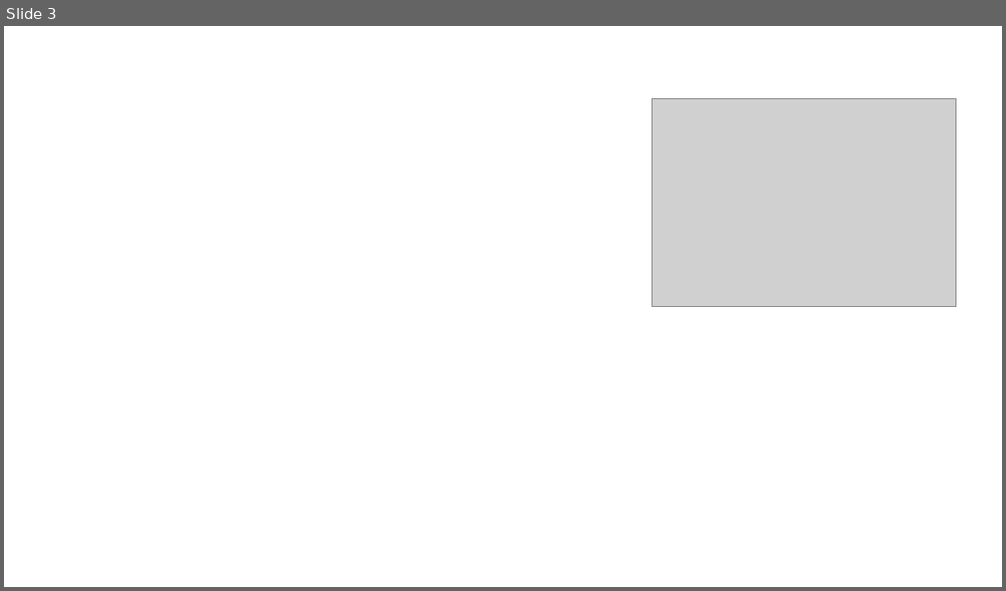
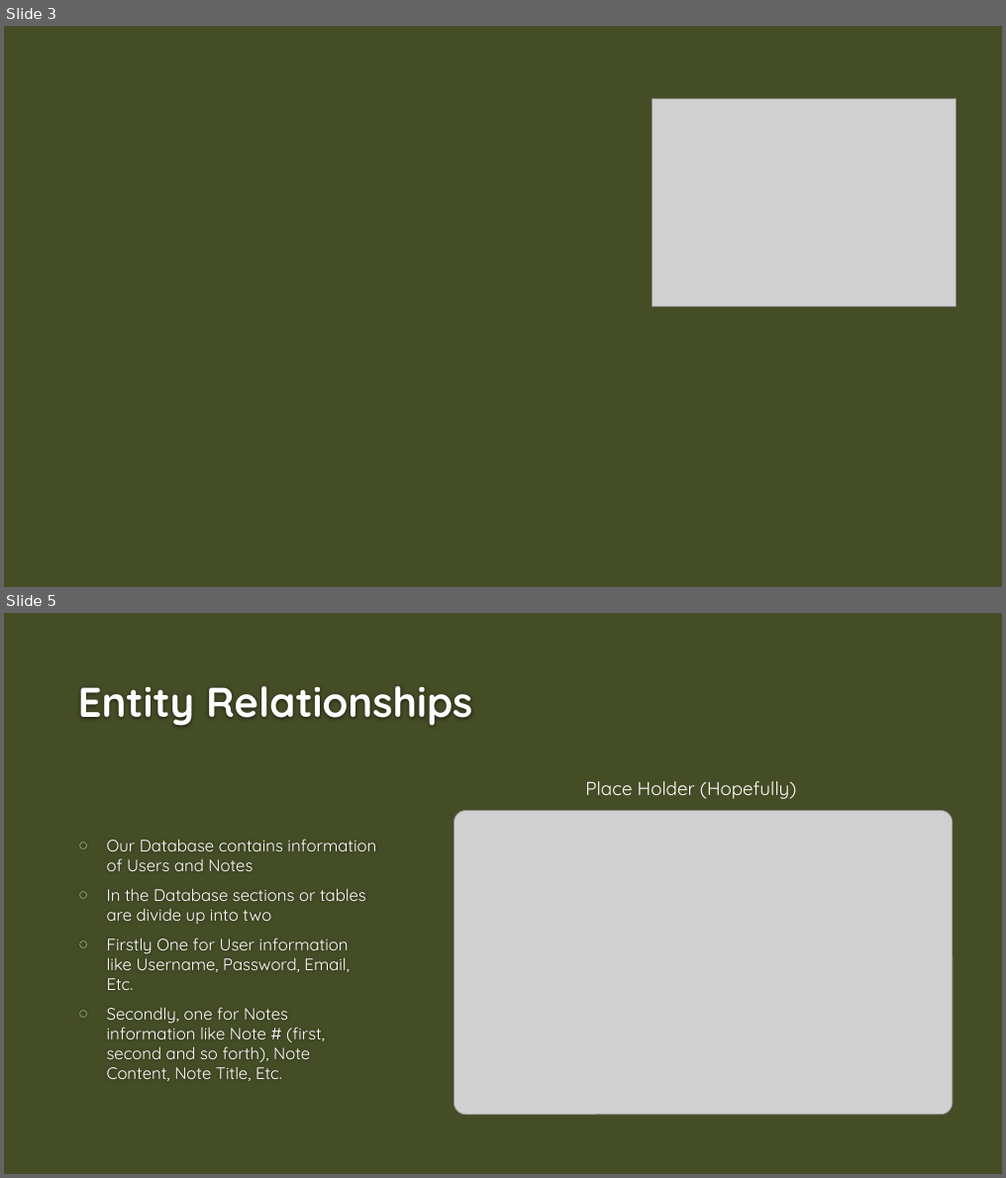
Before and after one commit to Dwaddle26/EncryptNotes, a slide deck: Phase 3 Documentation/Team_2_Presentation_3.pptx. Shown one above the other, each under a label of ours: slide 3 before the commit, slides 3 and 5 after it; the slides between them are not shown. The pictures are 1006x591 and 1006x1178 pixels, drawn with LibreOffice and Linux fonts; fonts in the diff are those of the drawing; grey boxes stand for pictures; background and template pictures are left out. Boxes give left, top, right and bottom in pixels: in the first picture for what was removed or moved away, otherwise in the second. Text is boxed around its words. In the diff, an @@ line names an element or a change of style, - is before the commit and + after.

```diff
--- a/Phase 3 Documentation/Team_2_Presentation_3.pptx
+++ b/Phase 3 Documentation/Team_2_Presentation_3.pptx
@@ slide 5 added at [4,613,1002,1174], background #444D26 @@
@@ title added at [78,686,472,726], 40 pt, text #FEFEFE, bold @@
+Entity Relationships
@@ text added at [585,781,796,799], 18 pt, text #FFFFFF @@
+Place Holder (Hopefully)
@@ picture added at [453,811,952,1115] @@
@@ text added at [107,839,376,1081], 16 pt, text #FFFFFF @@
+○ Our Database contains information of Users and Notes
+○ In the Database sections or tables are divide up into two
+○ Firstly One for User information like Username, Password, Email, Etc.
+○ Secondly, one for Notes information like Note # (first, second and so forth), Note Content, Note Title, Etc.
@@ slide 3 changed as well @@
@@ background #FFFFFF to #444D26 @@
```
Also in this commit, not shown: 2 other slides changed, 3 other slides added, 7 slides removed, 7 other files.
